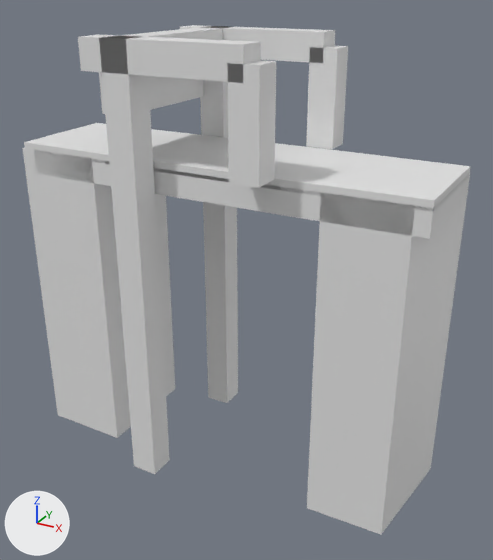
A saved change to the glTF model models/hoensbroek/hoensbroek-brug-35ed13ca-10/hoensbroek-brug-35ed13ca-10.glb.
Rendered twice from a 50 mm lens placed at (10.57, -18.18, 5.75), pointed at (0.56, 0.02, -3.35). Lighting does not change. The marker at lower left points along +X, +Y and +Z. The picture after the commit comes second.

Script lines for the objects in view, before the commit:
```python
ob_building_balans = bpy.data.objects.new('building:balans', me_balans)
ob_building_balans.location = (0.0, 0.0, 0.0)
ob_building_balans_2 = bpy.data.objects.new('building:balans 2', me_balans_2)
ob_building_balans_2.location = (0.0, 0.0, 0.0)
ob_building_contragewicht = bpy.data.objects.new('building:contragewicht', me_contragewicht)
ob_building_contragewicht.location = (0.0, 0.0, 0.0)
ob_building_hamei = bpy.data.objects.new('building:hamei', me_hamei)
ob_building_hamei.location = (0.0, 0.0, 0.0)
ob_building_hamei_2 = bpy.data.objects.new('building:hamei 2', me_hamei_2)
ob_building_hamei_2.location = (0.0, 0.0, 0.0)
ob_building_hangstang = bpy.data.objects.new('building:hangstang', me_hangstang)
ob_building_hangstang.location = (0.0, 0.0, 0.0)
ob_building_hangstang_2 = bpy.data.objects.new('building:hangstang 2', me_hangstang_2)
ob_building_hangstang_2.location = (0.0, 0.0, 0.0)
ob_building_portaal = bpy.data.objects.new('building:portaal', me_portaal)
ob_building_portaal.location = (0.0, 0.0, 0.0)
ob_road_dek = bpy.data.objects.new('road:dek', me_dek)
ob_road_dek.location = (0.0, 0.0, 0.0)
# also in view: 'road:landhoofd (aangenomen) 2' at (5.38, 0.03, -4.69); 'road:landhoofd (aangenomen)' at (-5.38, -0.04, -4.69); 'road:voetpad' at (0.0, 0.0, 0.68)
```
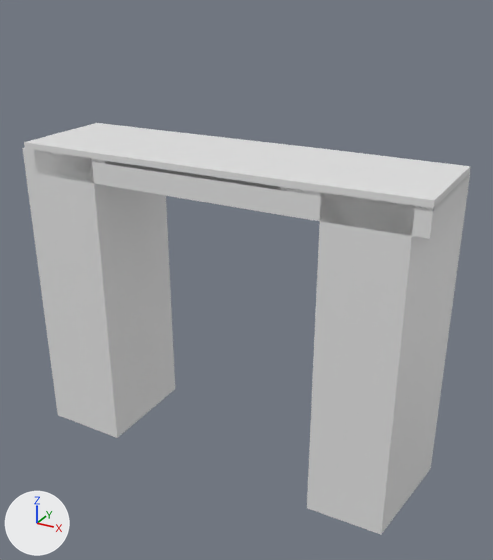
Pixel boxes (x1, y1, x2, y2) of what changed, in the pictures (493 x 560 px):
```json
{"object": "building:hamei 2", "change": "deleted", "before": [99, 36, 170, 474]}
{"object": "building:hamei", "change": "deleted", "before": [200, 26, 238, 403]}
{"object": "building:balans 2", "change": "deleted", "before": [78, 35, 261, 83]}
{"object": "building:hangstang 2", "change": "deleted", "before": [227, 61, 276, 188]}
{"object": "building:hangstang", "change": "deleted", "before": [306, 46, 348, 149]}
{"object": "building:balans", "change": "deleted", "before": [180, 25, 336, 63]}
{"object": "building:contragewicht", "change": "deleted", "before": [99, 72, 204, 114]}
{"object": "building:portaal", "change": "deleted", "before": [110, 27, 228, 40]}
```

Scene script edits in JSON lines:
```json
{"op": "remove", "block": "ob_building_hamei", "code": ["ob_building_hamei = bpy.data.objects.new('building:hamei', me_hamei)", "ob_building_hamei.location = (0.0, 0.0, 0.0)"]}
{"op": "remove", "block": "ob_building_hamei_2", "code": ["ob_building_hamei_2 = bpy.data.objects.new('building:hamei 2', me_hamei_2)", "ob_building_hamei_2.location = (0.0, 0.0, 0.0)"]}
{"op": "remove", "block": "ob_building_portaal", "code": ["ob_building_portaal = bpy.data.objects.new('building:portaal', me_portaal)", "ob_building_portaal.location = (0.0, 0.0, 0.0)"]}
{"op": "remove", "block": "ob_building_balans", "code": ["ob_building_balans = bpy.data.objects.new('building:balans', me_balans)", "ob_building_balans.location = (0.0, 0.0, 0.0)"]}
{"op": "remove", "block": "ob_building_hangstang", "code": ["ob_building_hangstang = bpy.data.objects.new('building:hangstang', me_hangstang)", "ob_building_hangstang.location = (0.0, 0.0, 0.0)"]}
{"op": "remove", "block": "ob_building_balans_2", "code": ["ob_building_balans_2 = bpy.data.objects.new('building:balans 2', me_balans_2)", "ob_building_balans_2.location = (0.0, 0.0, 0.0)"]}
{"op": "remove", "block": "ob_building_hangstang_2", "code": ["ob_building_hangstang_2 = bpy.data.objects.new('building:hangstang 2', me_hangstang_2)", "ob_building_hangstang_2.location = (0.0, 0.0, 0.0)"]}
{"op": "remove", "block": "ob_building_contragewicht", "code": ["ob_building_contragewicht = bpy.data.objects.new('building:contragewicht', me_contragewicht)", "ob_building_contragewicht.location = (0.0, 0.0, 0.0)"]}
```
